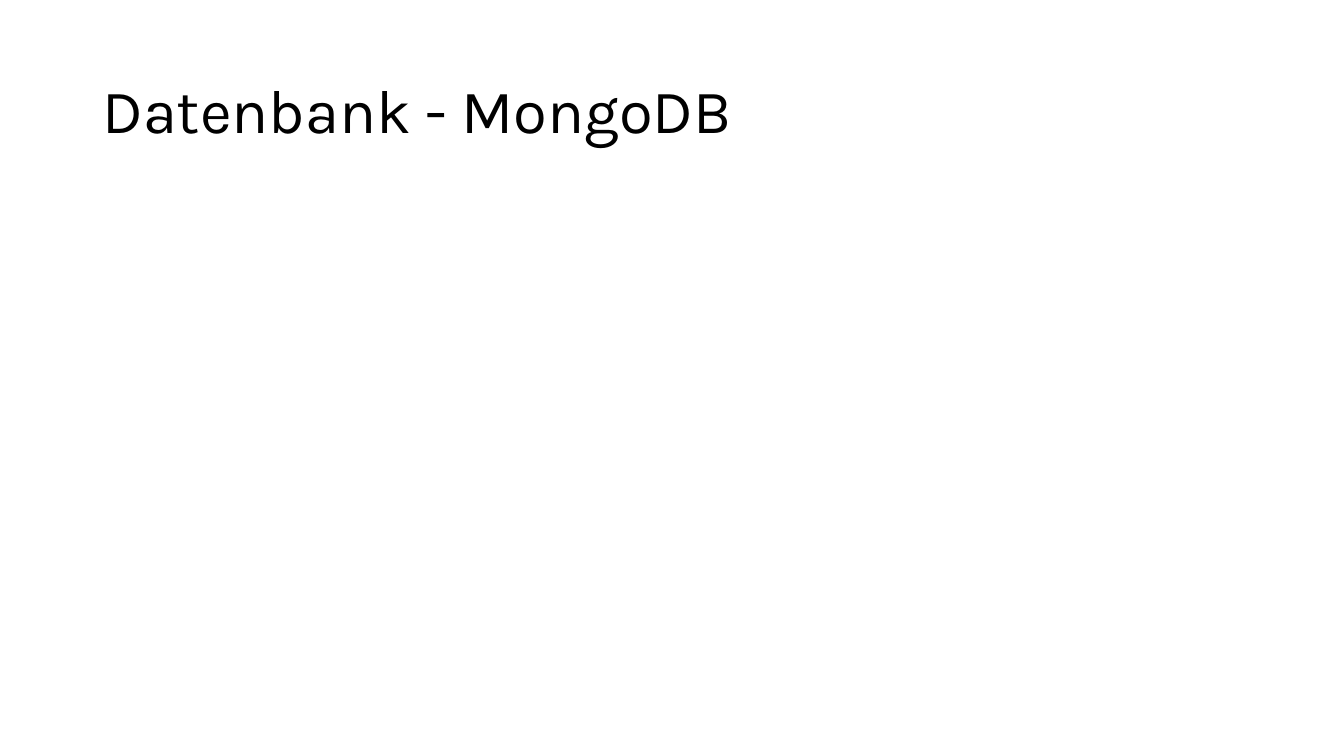
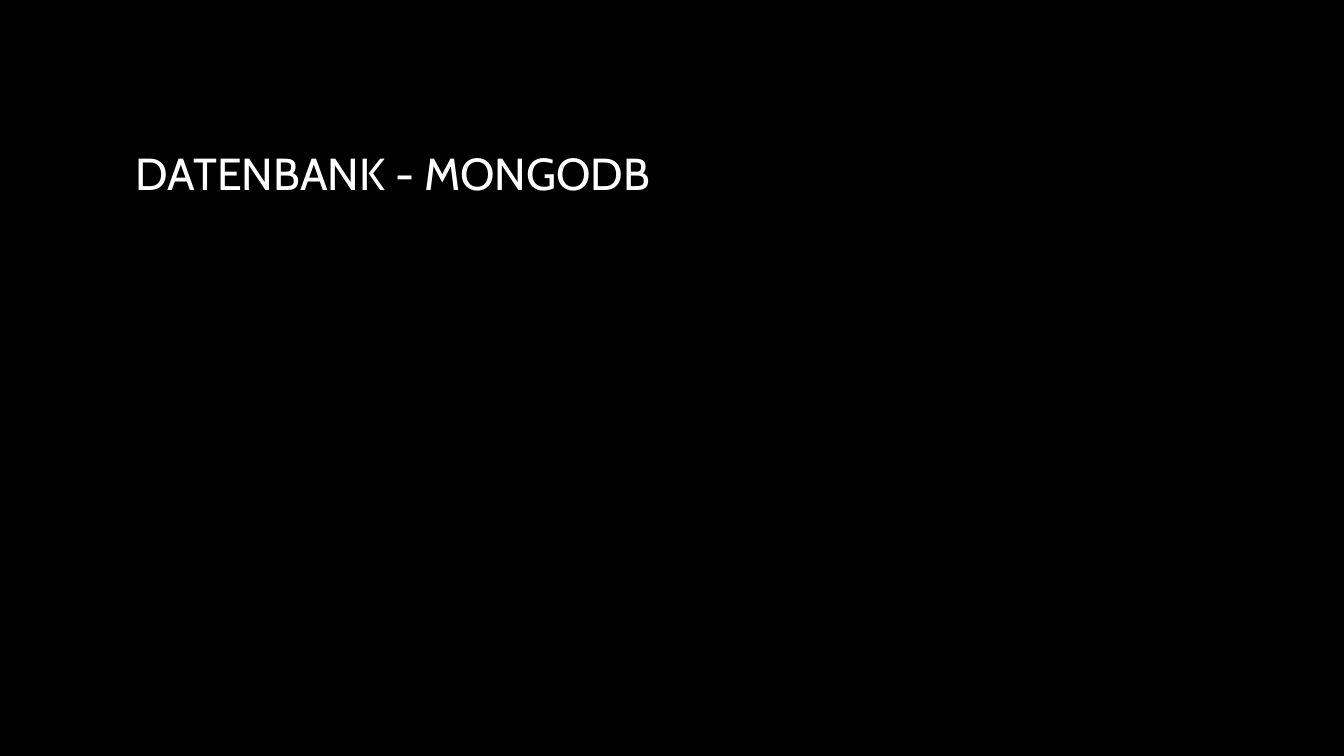
Before and after one commit to NebelNite/Passwortmanager, a slide deck: slide 8 of Passwortmanager.pptx. Drawn at 1344x756 pixels with LibreOffice and Linux fonts; fonts in the diff are those of the drawing; background and template pictures are left out. Boxes give left, top, right and bottom in pixels: in the first picture for what was removed or moved away, otherwise in the second. Text is boxed around its words. In the diff, an @@ line names an element or a change of style, - is before the commit and + after.

```diff
--- a/Passwortmanager.pptx
+++ b/Passwortmanager.pptx
@@ background #FFFFFF to picture (left out) @@
@@ title at (136, 158, 650, 191): text changed; size 44 to 32 pt; font Karla to Cabin; text colour #000000 to gradient #FFFFFF to #A6A6A6 @@
-Datenbank - MongoDB
+DATENBANK - MONGODB
```
Also in this commit, not shown: 8 other slides changed, 3 slides added, 2 slides removed.
